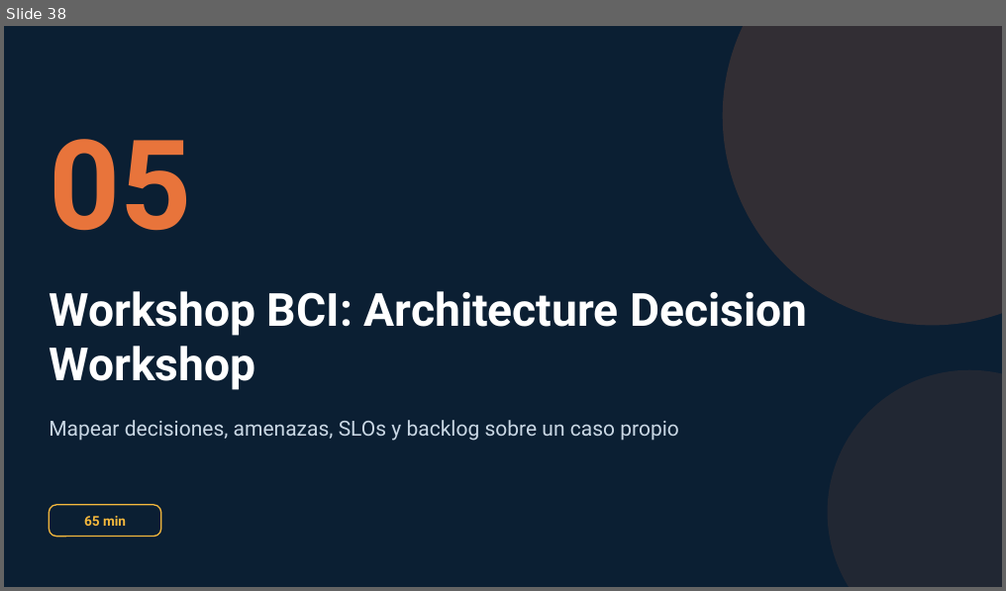
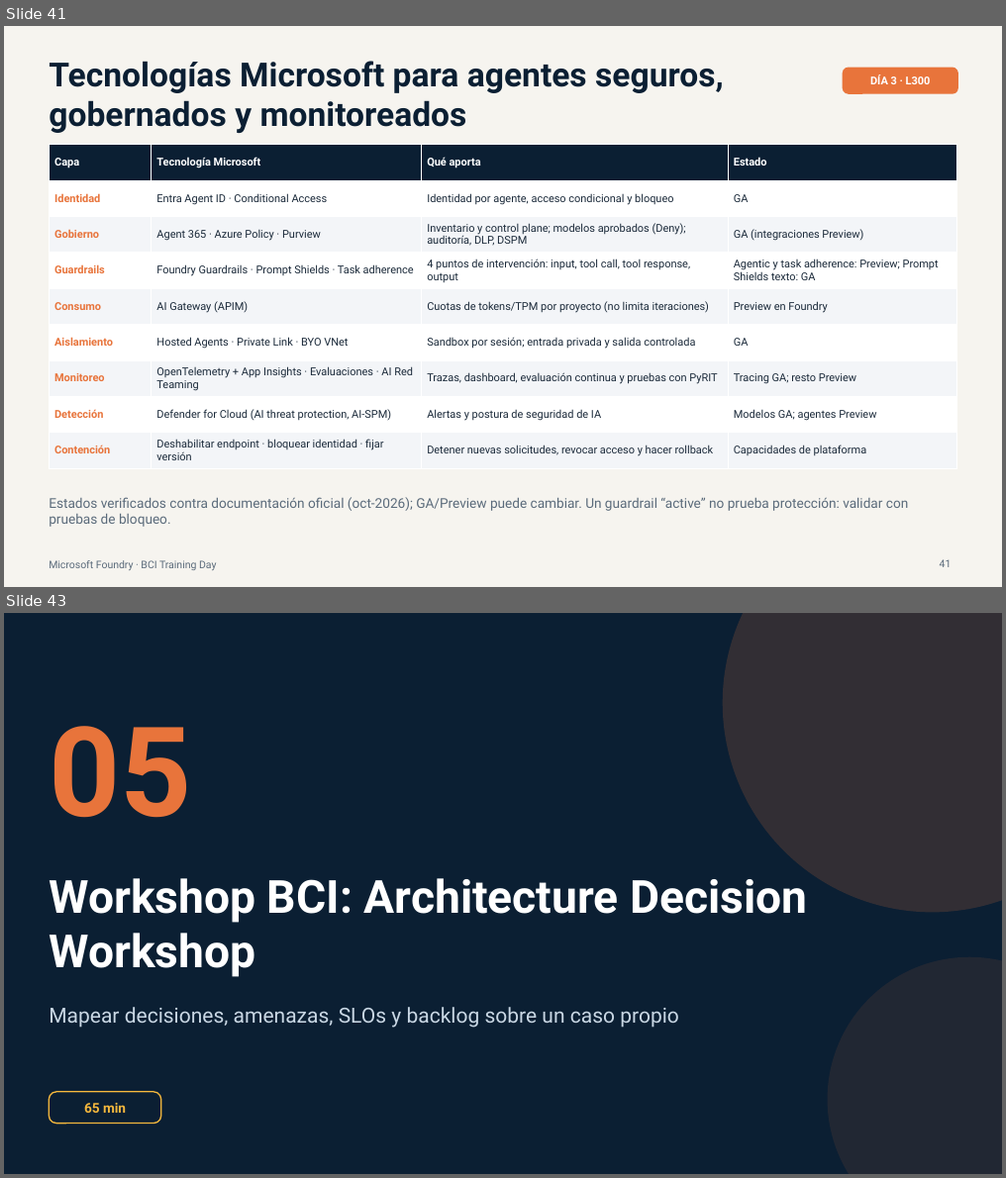
Before and after one commit to valegrajales/bci_workshop, a slide deck: presentaciones/BCI_Foundry_Dia3_L300_Produccion_Gobierno.pptx. Shown one above the other, each under a label of ours: slide 38 before the commit, slides 41 and 43 after it; the slides between them are not shown. The pictures are 1006x591 and 1006x1178 pixels, drawn with LibreOffice and Linux fonts; fonts in the diff are those of the drawing. Boxes give left, top, right and bottom in pixels: in the first picture for what was removed or moved away, otherwise in the second. Text is boxed around its words. In the diff, an @@ line names an element or a change of style, - is before the commit and + after.

```diff
--- a/presentaciones/BCI_Foundry_Dia3_L300_Produccion_Gobierno.pptx
+++ b/presentaciones/BCI_Foundry_Dia3_L300_Produccion_Gobierno.pptx
@@ slide 41 added at (4,26,1002,587), background #F6F4EF @@
@@ text added at (49,61,724,133), 32 pt, text #0B1F33, bold @@
+Tecnologías Microsoft para agentes seguros, gobernados y monitoreados
@@ rounded rectangle added at (843,68,958,94), fill #E8743B @@
@@ text added at (870,75,931,84), 10.5 pt, text #FFFFFF, bold @@
+DÍA 3 · L300
@@ table added at (49,144,957,469), 9 rows, 4 columns @@
+Capa | Tecnología Microsoft | Qué aporta | Estado
+Identidad | Entra Agent ID · Conditional Access | Identidad por agente, acceso condicional y bloqueo | GA
+Gobierno | Agent 365 · Azure Policy · Purview | Inventario y control plane; modelos aprobados (Deny); auditoría, DLP, DSPM | GA (integraciones Preview)
+Guardrails | Foundry Guardrails · Prompt Shields · Task adherence | 4 puntos de intervención: input, tool call, tool response, output | Agentic y task adherence: Preview; Prompt Shields texto: GA
+Consumo | AI Gateway (APIM) | Cuotas de tokens/TPM por proyecto (no limita iteraciones) | Preview en Foundry
+Aislamiento | Hosted Agents · Private Link · BYO VNet | Sandbox por sesión; entrada privada y salida controlada | GA
+Monitoreo | OpenTelemetry + App Insights · Evaluaciones · AI Red Teaming | Trazas, dashboard, evaluación continua y pruebas con PyRIT | Tracing GA; resto Preview
+Detección | Defender for Cloud (AI threat protection, AI-SPM) | Alertas y postura de seguridad de IA | Modelos GA; agentes Preview
+Contención | Deshabilitar endpoint · bloquear identidad · fijar versión | Detener nuevas solicitudes, revocar acceso y hacer rollback | Capacidades de plataforma
@@ text added at (49,497,908,527), 13 pt, text #5B6B7B @@
+Estados verificados contra documentación oficial (oct-2026); GA/Preview puede cambiar. Un guardrail “active” no prueba protección: validar con pruebas de bloqueo.
@@ page number added at (940,560,951,568), 10 pt, text #5B6B7B @@
+41
@@ text added at (49,561,216,570), 10 pt, text #5B6B7B @@
+Microsoft Foundry · BCI Training Day
@@ what was slide 38 is now slide 43 @@
```
Also in this commit, not shown: 4 other slides added.
